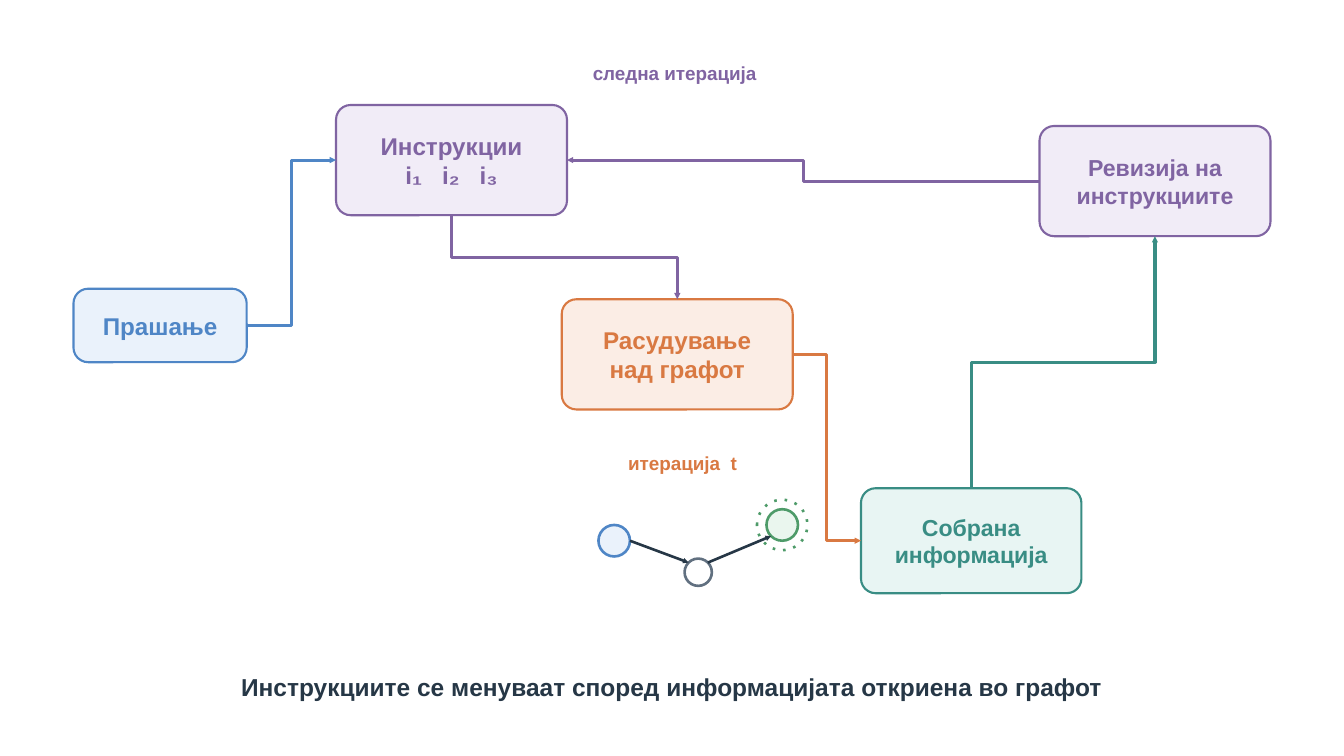
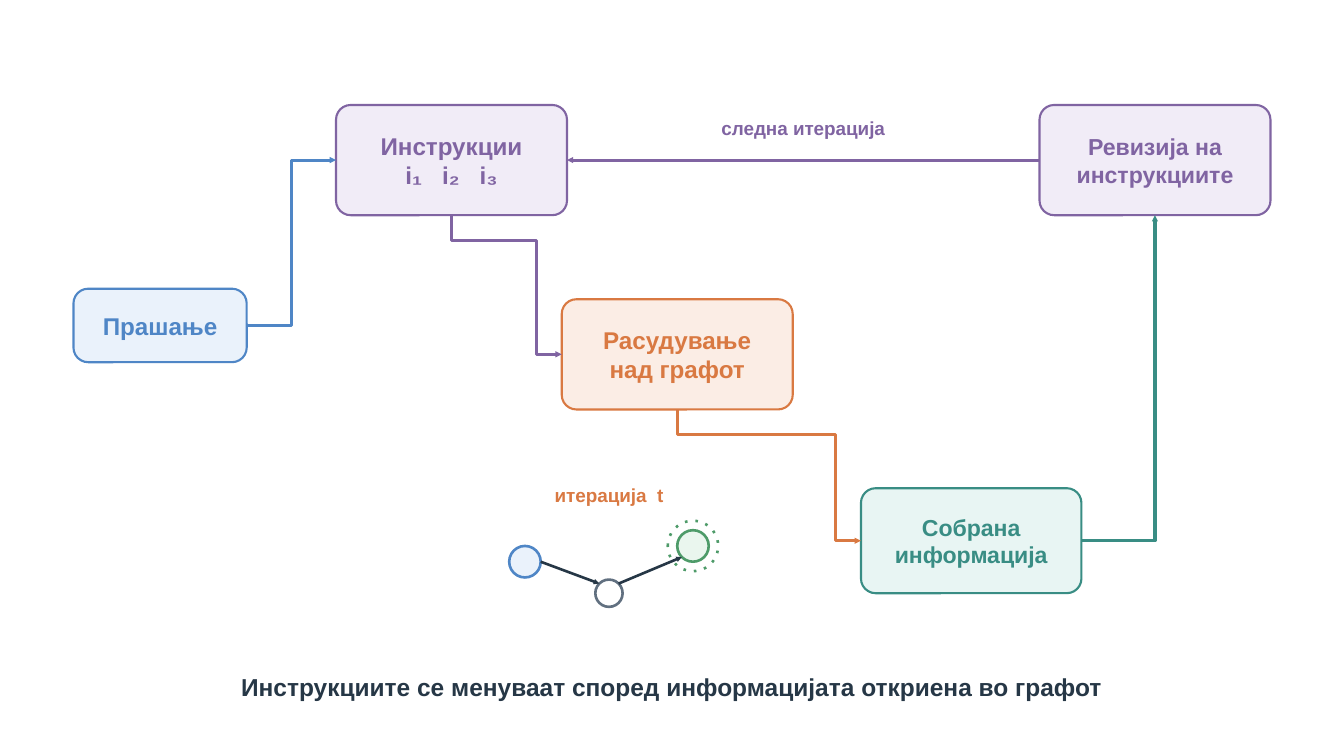
Before and after one commit to Itonkdong/graphragx, a slide deck: slide 5 of .codex-build/presentation-visuals/candidate.pptx. Drawn at 1344x756 pixels with LibreOffice and Linux fonts; fonts in the diff are those of the drawing. Boxes give left, top, right and bottom in pixels: in the first picture for what was removed or moved away, otherwise in the second. Text is boxed around its words. In the diff, an @@ line names an element or a change of style, - is before the commit and + after.

Commit message:
Update presentation layout and visual assets: modify slide IDs and layout references for consistency

```diff
--- a/.codex-build/presentation-visuals/candidate.pptx
+++ b/.codex-build/presentation-visuals/candidate.pptx
@@ text "следна итерација": place and size @@
-text "следна итерација" at bbox=[593, 66, 756, 84]
+text "следна итерација" at bbox=[721, 121, 885, 139]
@@ rounded rectangle "Ревизија на": place and size @@
-rounded rectangle "Ревизија на" at bbox=[1040, 126, 1270, 236]
+rounded rectangle "Ревизија на" at bbox=[1040, 105, 1270, 215]
@@ elbow arrow moved from (1040, 181) - (567, 160) to (1040, 160) - (567, 160) @@
@@ elbow arrow (1040, 160) - (567, 160): elbow arrow to arrow @@
@@ elbow arrow moved from (452, 216) - (678, 299) to (452, 216) - (562, 355) @@
@@ elbow arrow moved from (972, 488) - (1155, 236) to (1082, 540) - (1155, 216) @@
@@ elbow arrow moved from (792, 355) - (861, 540) to (678, 409) - (861, 540) @@
@@ text "итерација t": place and size @@
-text "итерација t" at bbox=[628, 456, 737, 474]
+text "итерација t" at bbox=[555, 488, 663, 506]
@@ 4 ellipses, 2 arrows: place and size @@
-4 ellipses, 2 arrows at bbox=[599, 500, 808, 586]
+4 ellipses, 2 arrows at bbox=[509, 521, 718, 607]
```
Also in this commit, not shown: 22 other files.
